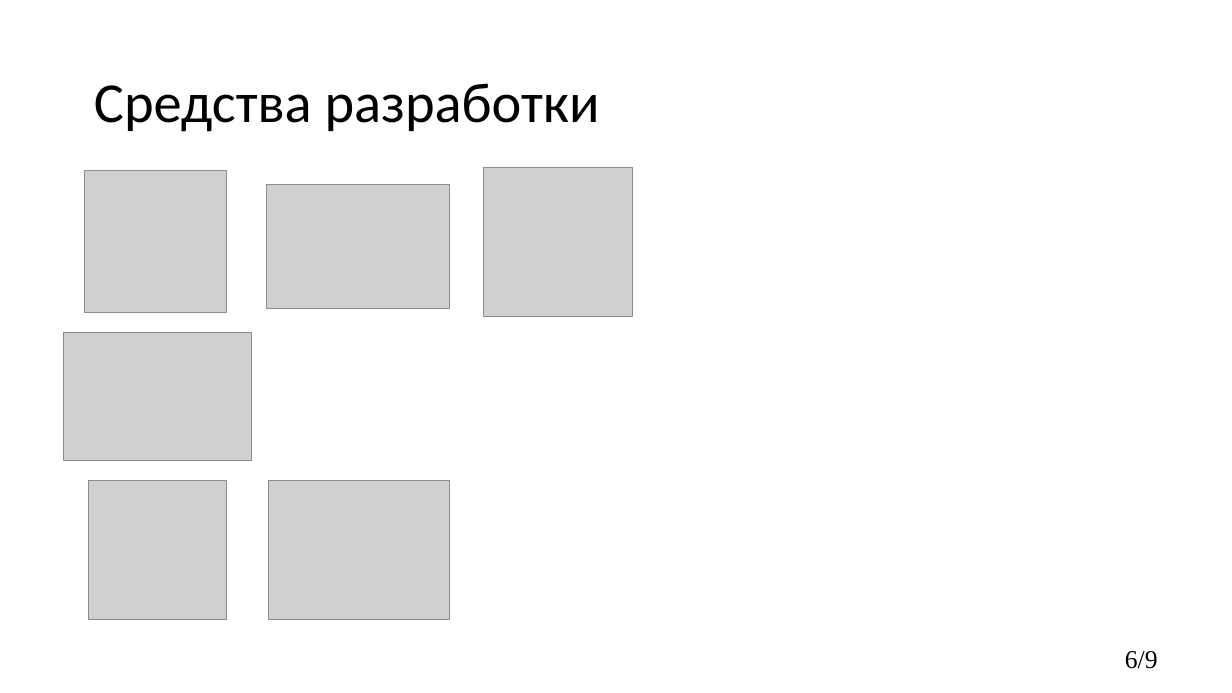
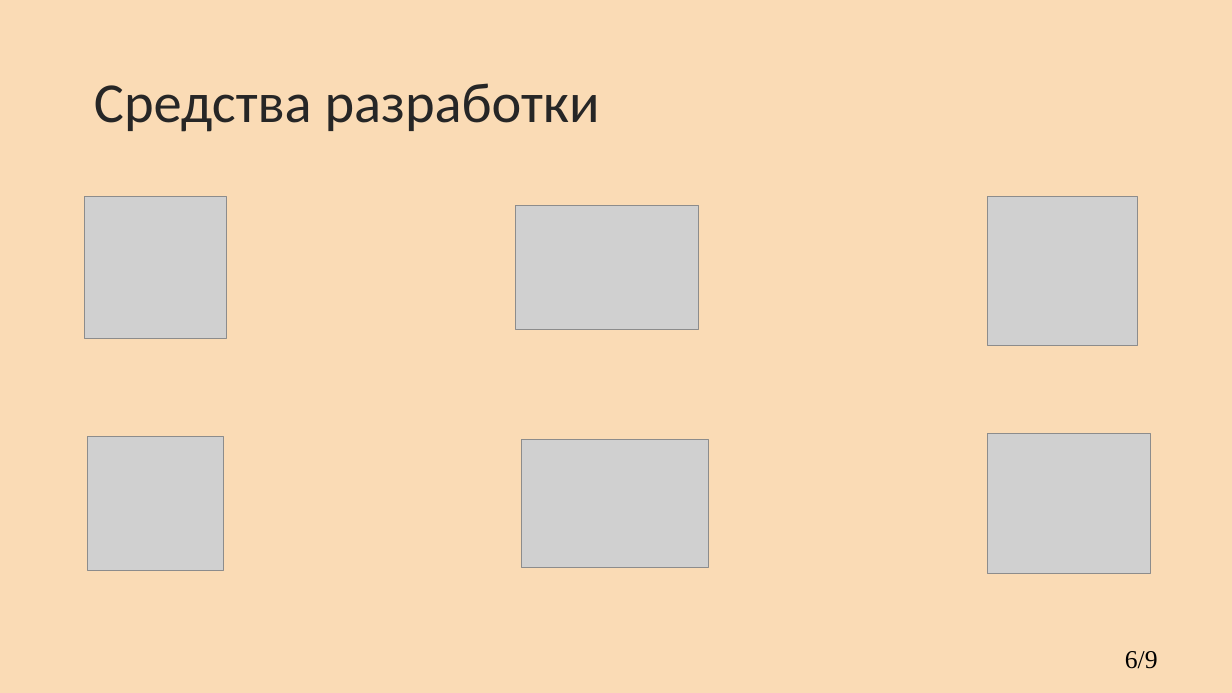
Before and after one commit to kkerra/CourseProject, a slide deck: slide 6 of кп.pptx. Drawn at 1232x693 pixels with LibreOffice and Linux fonts; fonts in the diff are those of the drawing; grey boxes stand for pictures; background and template pictures are left out. Boxes give left, top, right and bottom in pixels: in the first picture for what was removed or moved away, otherwise in the second. Text is boxed around its words. In the diff, an @@ line names an element or a change of style, - is before the commit and + after.

```diff
--- a/кп.pptx
+++ b/кп.pptx
@@ background #FFFFFF to #FADBB5 @@
@@ title "Средства разработки" at (94,83,600,132): text colour #000000 to #262626 @@
@@ picture: place and size @@
-picture at (85,171,227,313)
+picture at (85,197,227,339)
@@ picture: place and size @@
-picture at (266,185,449,309)
+picture at (516,205,699,329)
@@ picture: place and size @@
-picture at (483,167,632,316)
+picture at (988,197,1137,346)
@@ picture added at (88,436,224,571) @@
@@ picture: place and size @@
-picture at (64,333,251,460)
+picture at (521,440,709,567)
@@ picture added at (988,433,1151,574) @@
@@ picture removed at (88,481,226,619) @@
@@ picture removed at (268,481,450,619) @@
```
Also in this commit, not shown: 9 other slides changed, 2 other files.
